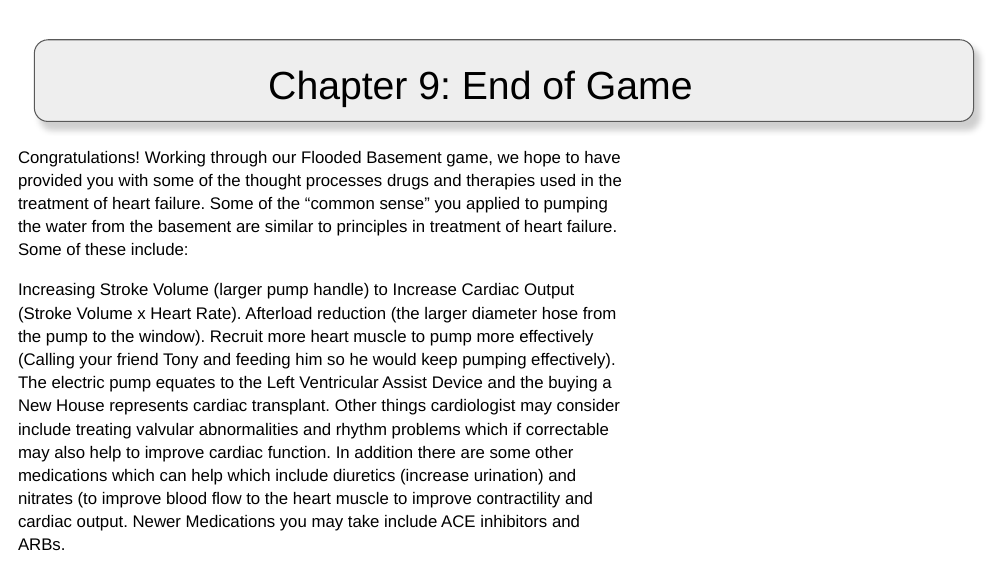
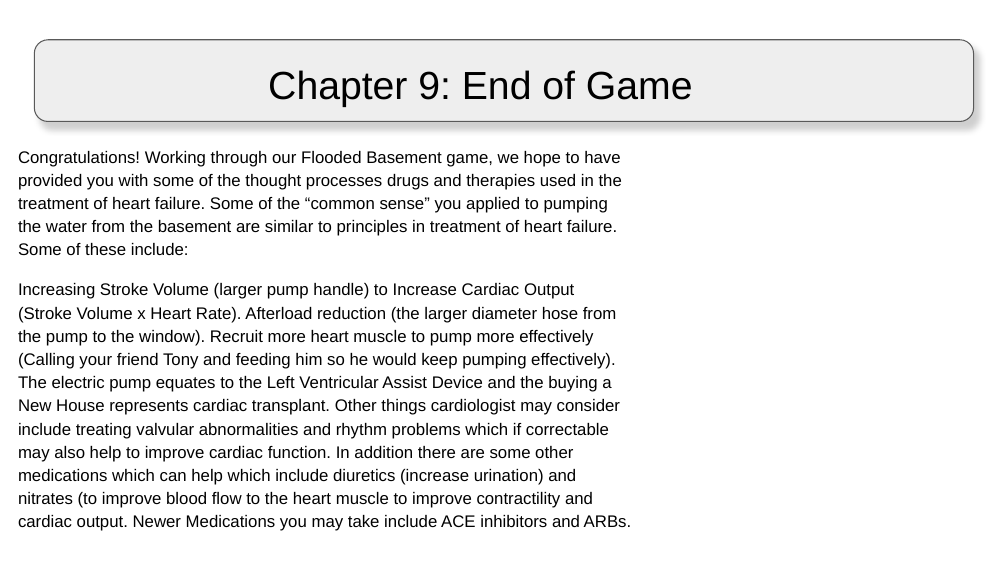
Before and after one commit to SBUtltmedia/HeartBasement, a slide deck: slide 11 of Assets/Game/Gui/Explanation/Sprites/CHF Slides - Concise .pptx. Drawn at 1008x567 pixels with LibreOffice and Linux fonts; fonts in the diff are those of the drawing; background and template pictures are left out. Boxes give left, top, right and bottom in pixels: in the first picture for what was removed or moved away, otherwise in the second. Text is boxed around its words. In the diff, an @@ line names an element or a change of style, - is before the commit and + after.

```diff
--- a/Assets/Game/Gui/Explanation/Sprites/CHF Slides - Concise .pptx
+++ b/Assets/Game/Gui/Explanation/Sprites/CHF Slides - Concise .pptx
@@ text "Congratulations! Working through our Flooded ..." rewrapped from (18,151,622,550) to (18,151,632,531) @@
```
Also in this commit, not shown: 4 other slides changed, 9 other files.
